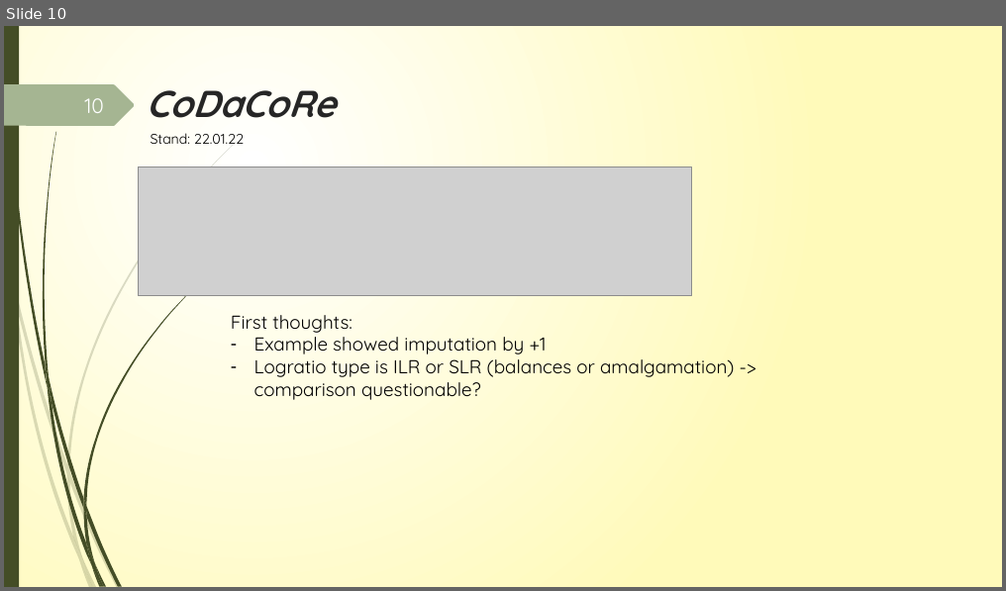
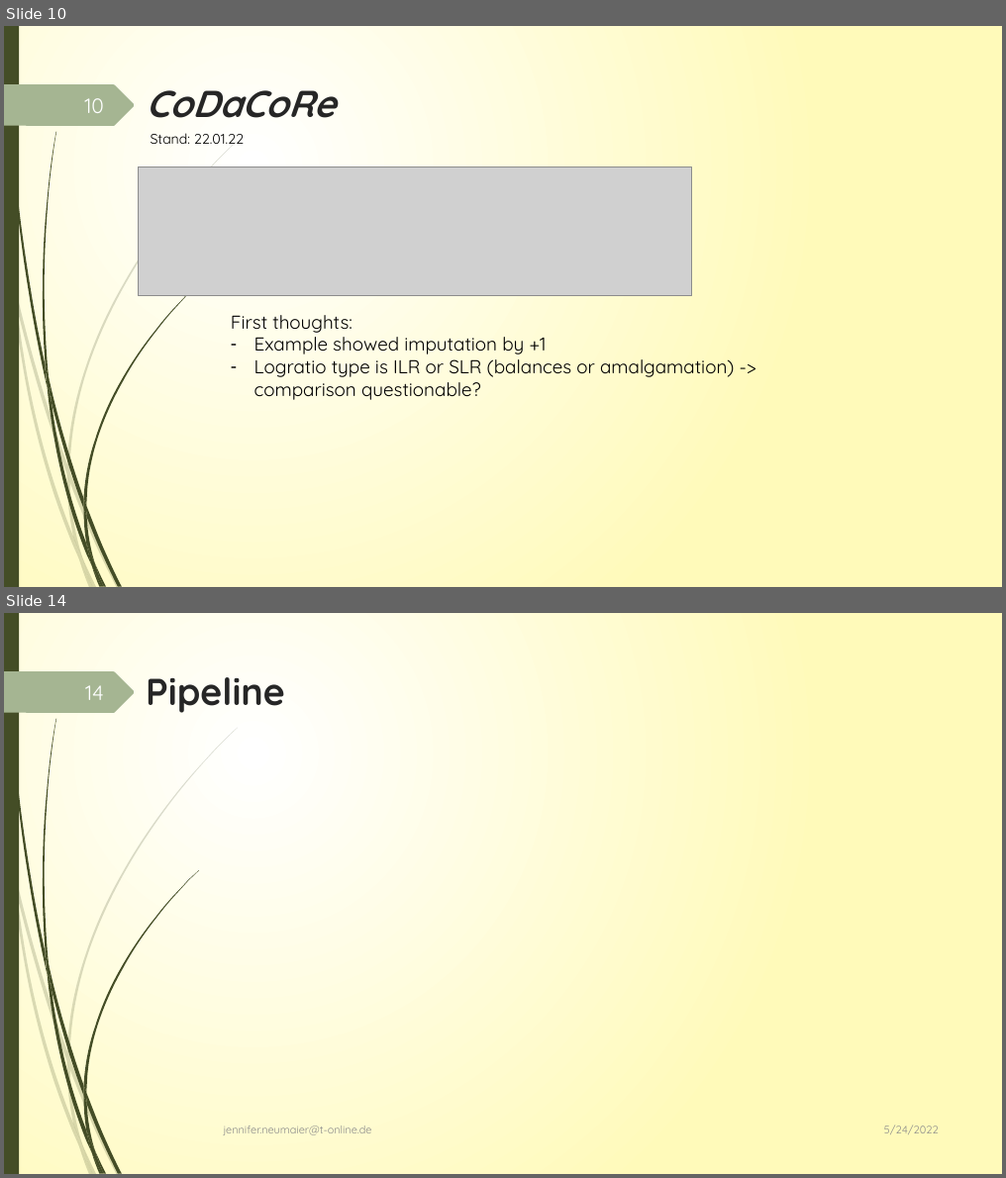
Before and after one commit to JenniferNeumaier/ml_coda, a slide deck: doc/Project_structure_notes.pptx. Shown one above the other, each under a label of ours: slide 10 before the commit, slides 10 and 14 after it; the slides between them are not shown. The pictures are 1006x591 and 1006x1178 pixels, drawn with LibreOffice and Linux fonts; fonts in the diff are those of the drawing; grey boxes stand for pictures. Boxes give left, top, right and bottom in pixels: in the first picture for what was removed or moved away, otherwise in the second. Text is boxed around its words. In the diff, an @@ line names an element or a change of style, - is before the commit and + after.

```diff
--- a/doc/Project_structure_notes.pptx
+++ b/doc/Project_structure_notes.pptx
@@ slide 14 added at box(4, 613, 1002, 1174), background gradient #FFFFFF to #FFFABB; not listed: 24 template elements that a slide beside it also shows @@
@@ page number added at box(85, 685, 104, 700), 20 pt, text #FEFFFF @@
+14
@@ title added at box(146, 677, 285, 713), 36 pt, text #262626, bold @@
+Pipeline
@@ text added at box(224, 1126, 372, 1136), 10.5 pt, text #8C8C8C @@
+jennifer.neumaier@t-online.de
@@ text added at box(884, 1126, 939, 1135), 10.5 pt, text #8C8C8C @@
+5/24/2022
```
Also in this commit, not shown: 27 slides changed, 1 other slide added, 27 other files.
